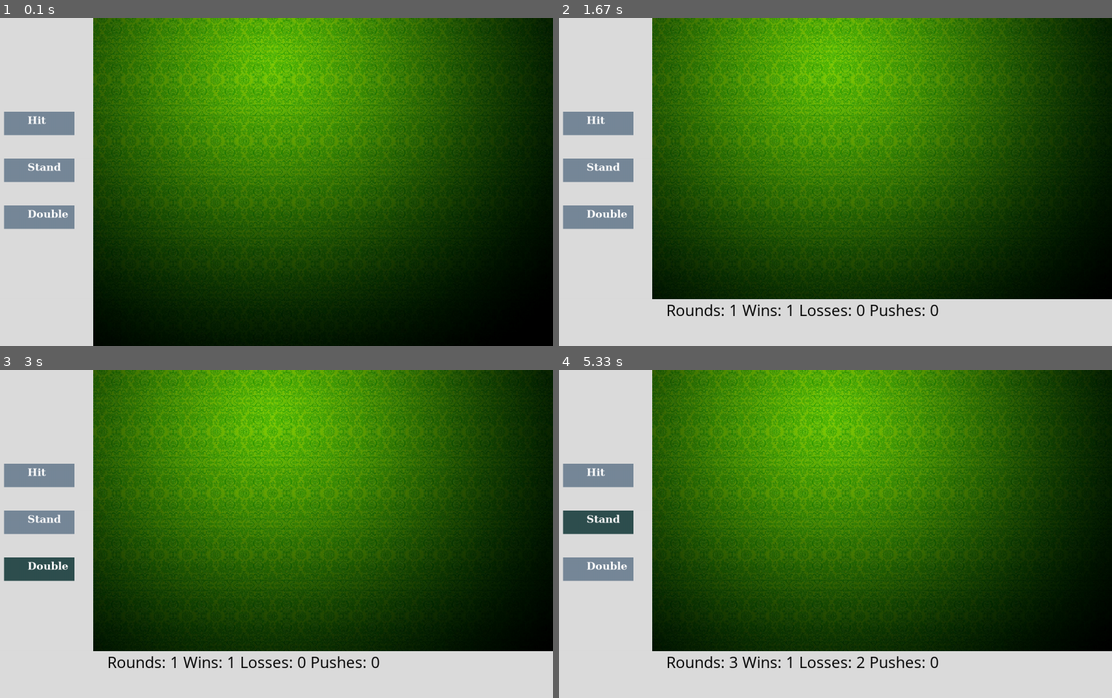
Above: before the commit, frames 1-4 (two rows, left to right).
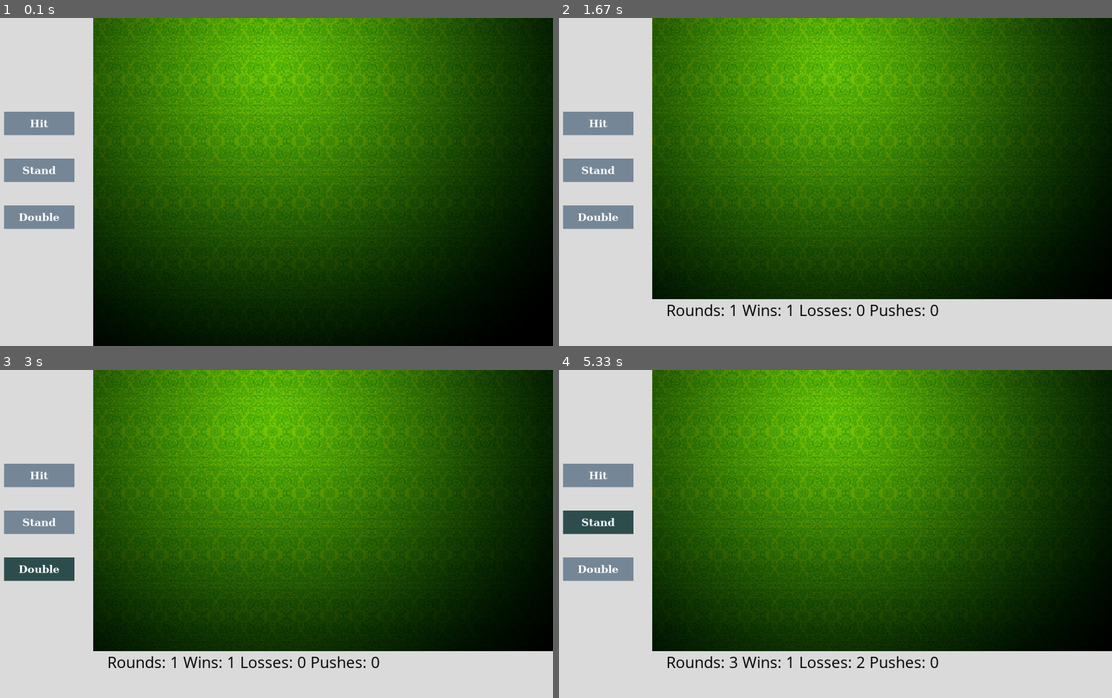
Above: after the commit, the same moments.

Repository: deograciasong/5001-Project
Game: pygame game, started from test_xinui.py
Two runs of this game, one before a commit and one after it. Both use one fixed random seed, a clock stepped at 60 frames per second and the inputs below.
Inputs (mouse positions are in pixels of both pictures, inside the frame that each line leads up to):
- Up to frame 1 (0.1 s): type "1 (at the terminal prompt)" at 0 s
- Up to frame 2 (1.67 s): click "Hit" at 0.38 s; click (835, 204) at 0.72 s; click "Stand" at 1.05 s; click (1034, 296) at 1.38 s
- Up to frame 3 (3 s): click (71, 524) at 1.72 s; click (243, 619) at 2.05 s; click "Double" at 2.88 s
- Up to frame 4 (5.33 s): click (979, 504) at 3.22 s; click "Double" at 4.05 s; click (664, 471) at 4.38 s; click "Stand" at 5.22 s

The runs differ from the first frame. In frame 1, 0.4% of the frame differs, in the area x 3-13%, y 29-62%; in frame 2, 0.4%; in frame 3, 0.4%; in frame 4, 0.4%.

Commit message:
button centered

Diff:
--- a/test_xinui.py
+++ b/test_xinui.py
@@ -28,7 +28,9 @@
         pygame.draw.rect(gameDisplay, ac, button)
     else:
         pygame.draw.rect(gameDisplay, ic, button)
-    gameDisplay.blit(surf, (button.x + 50, button.y + 5))
+    text_x = button.x + (w - surf.get_width()) // 2  # Calculate the x-coordinate for center alignment
+    text_y = button.y + (h - surf.get_height()) // 2  # Calculate the y-coordinate for center alignment
+    gameDisplay.blit(surf, (text_x, text_y))
     pygame.display.update()
 
 
